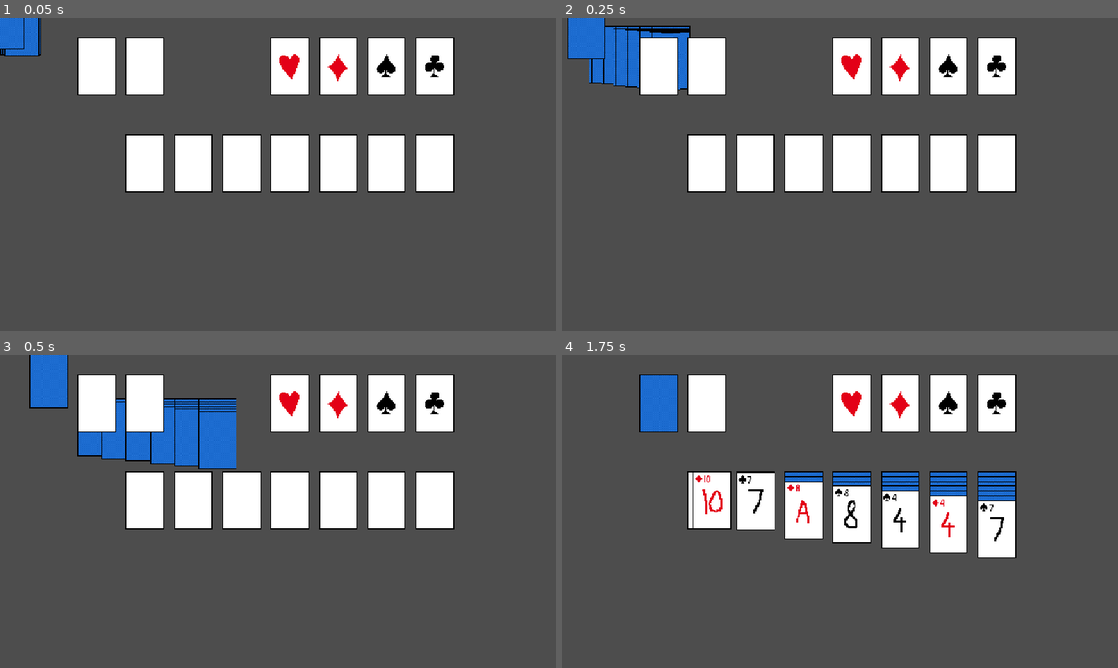
Above: before the commit, frames 1-4 (two rows, left to right).
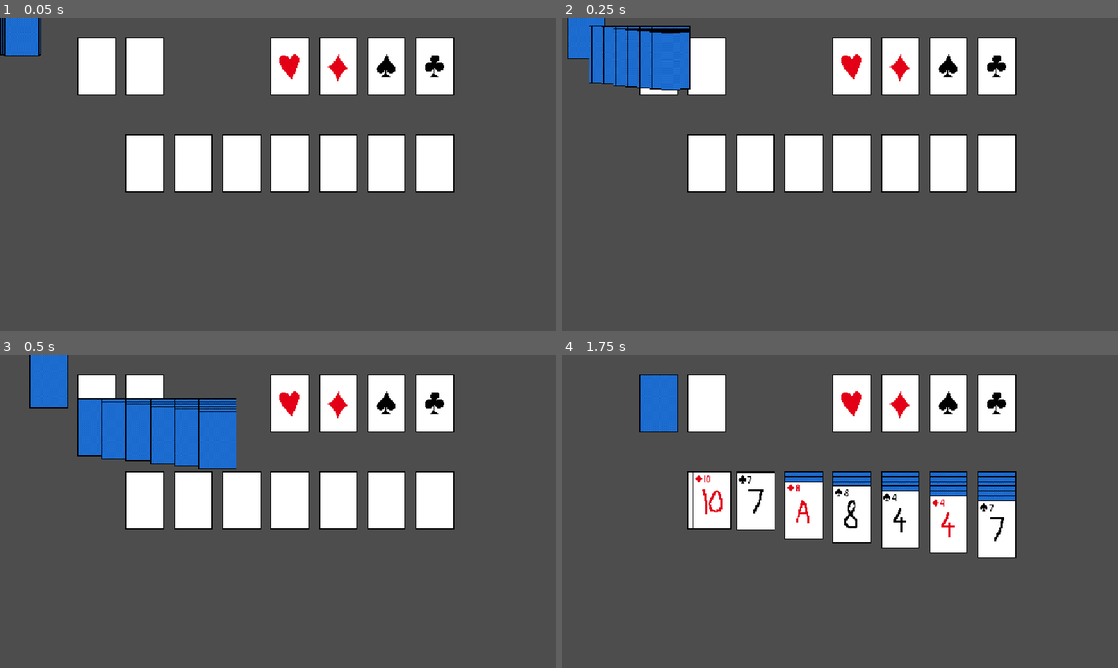
Above: after the commit, the same moments.

Repository: pnkmht135/Solitaire
Game: Godot game, scene res://Game.tscn
Same seed, same stepped clock (60 frames per second), same inputs: the game is played once before the commit and once after it.
Inputs (mouse positions are in pixels of both pictures, inside the frame that each line leads up to):
- Up to frame 1 (0.05 s): no input
- Up to frame 2 (0.25 s): no input
- Up to frame 3 (0.5 s): no input
- Up to frame 4 (1.75 s): move the mouse to (634, 426) at 0.52 s; press the mouse at (634, 426) at 0.53 s; right-click (634, 426) at 0.8 s; move the mouse to (756, 498) at 1.27 s; release the mouse at (756, 498) at 1.28 s; right-click (756, 498) at 1.35 s; click (756, 498) at 1.55 s

The runs differ from the first frame. In frame 1, less than 0.1% of the frame differs, in the area x 0-5%, y 0-10%; in frame 2, 1.3%; in frame 3, 1.5%, in the area x 14-30%, y 13-25%; in frame 4, nothing differs.

Commit message:
Function: fixed silly big where you could send a card WITH ITS KIDS to the stockpile. Visual: fixed visual bug where tabluea cards would pass under the stockpile during initialisation

Diff:
--- a/Game elements/card.gd
+++ b/Game elements/card.gd
@@ -112,7 +112,7 @@
 			parent.move_to_front()
 		set_process(true)
 	if event.is_action_pressed("Right Click") and not running_Tween:
-		if foundation_pile and foundation_pile.can_add_card(self):
+		if foundation_pile and find_children("*","Card",false,false).is_empty() and foundation_pile.can_add_card(self):
 			move_to(foundation_pile)
 			return
 		for tableau in game.Tablueas:
--- a/Game.tscn
+++ b/Game.tscn
@@ -9,6 +9,9 @@
 [node name="Game" type="Node2D"]
 script = ExtResource("1_xkndl")
 CARD = ExtResource("2_u44n3")
+
+[node name="Stockpile" parent="." instance=ExtResource("4_sb48q")]
+position = Vector2(200, 100)
 
 [node name="Heart_Pile" parent="." node_paths=PackedStringArray("game") instance=ExtResource("5_t88pq")]
 position = Vector2(600, 100)
@@ -56,6 +59,3 @@
 [node name="Tableau7" parent="." instance=ExtResource("2_xkndl")]
 unique_name_in_owner = true
 position = Vector2(900, 300)
-
-[node name="Stockpile" parent="." instance=ExtResource("4_sb48q")]
-position = Vector2(200, 100)
